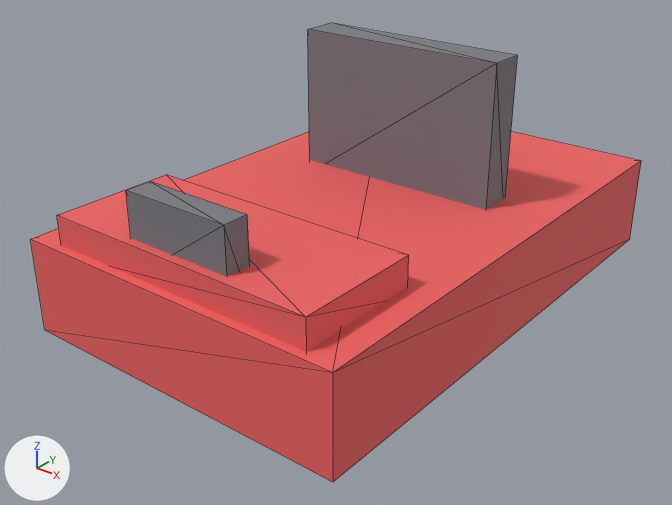
The glTF model tests/e2e/fixtures/mk8-pack/models/karts/bodies/standard-kart.glb, before and after one commit.
Rendered twice from a camera (50 mm lens) standing at (1.62, -2.18, 1.47) and looking at (-0.01, -0.14, 0.2). Every picture has the same lights, and +X, +Y and +Z are marked at lower left. The first picture is the older version. Mesh edges are drawn as thin lines.

The first picture shows 'standard-kart'.
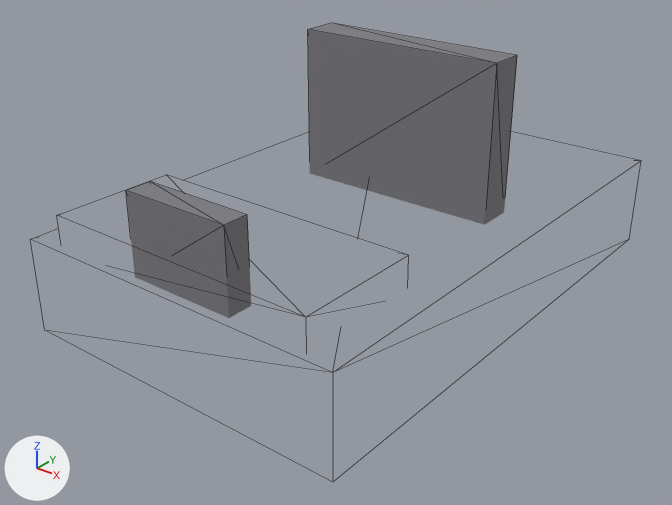
The newer file is also turned or shifted as a whole; pictures and numbers use the older file's frame.

Scene script edits in JSON lines:
```json
{"op": "set", "path": "mat_material_0.alpha", "old": "1.0", "new": "0.0"}
```

What differs and where, as boxes [x1, y1, x2, y2] in the pictures (672 x 505 px):
```json
{"object": "standard-kart", "change": "surface changed", "before": [31, 55, 641, 482], "after": [31, 55, 641, 482]}
```
